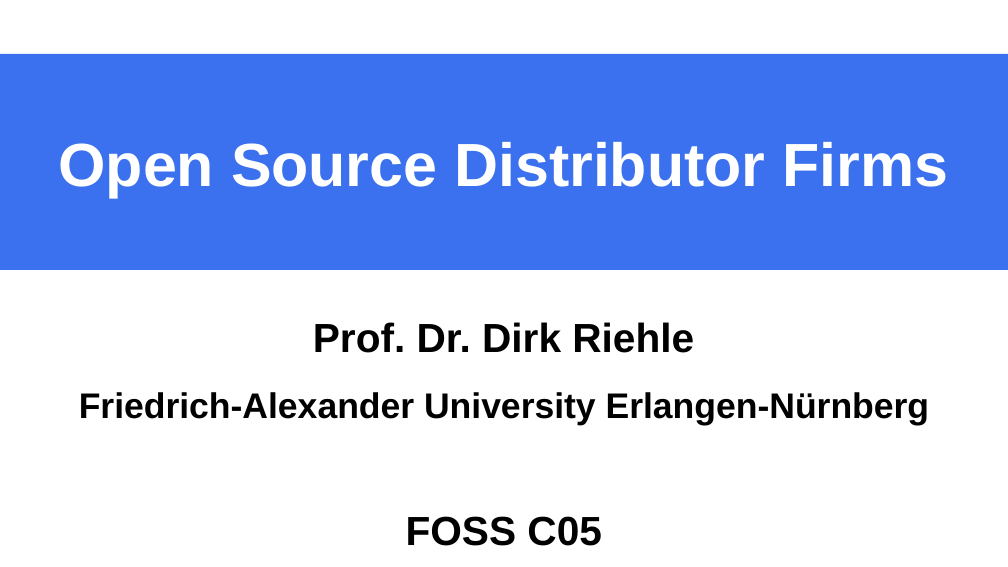
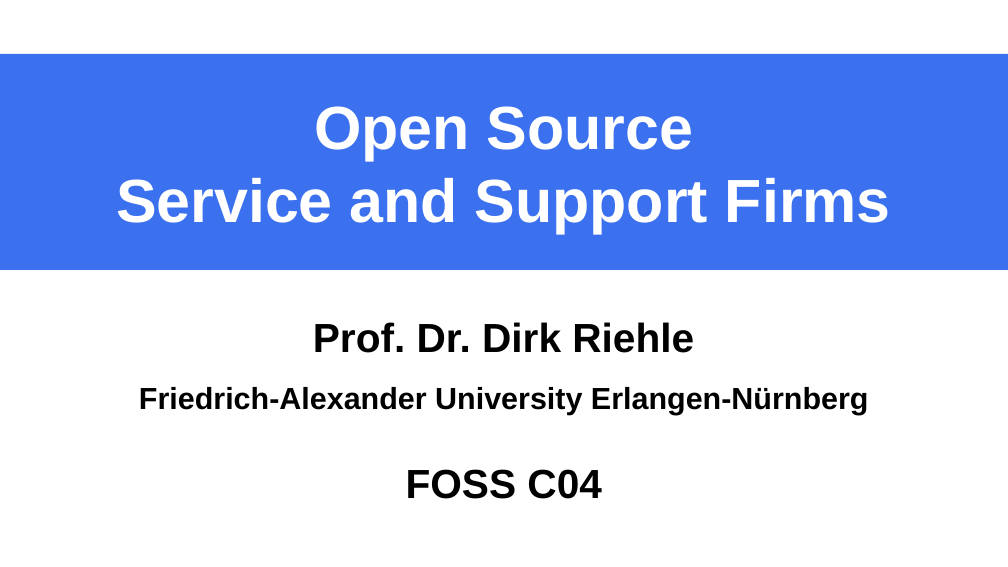
Before and after one commit to dirkriehle/foss-course, a slide deck: slide 1 of Lecture slides/FOSS C04 - Service Support Firms.odp. Drawn at 1008x567 pixels with LibreOffice and Linux fonts; fonts in the diff are those of the drawing. Boxes give left, top, right and bottom in pixels: in the first picture for what was removed or moved away, otherwise in the second. Text is boxed around its words. In the diff, an @@ line names an element or a change of style, - is before the commit and + after.

Commit message:
Moved from FLOSS to FOSS on slide deck naming, shorthands.

```diff
--- a/Lecture slides/FOSS C04 - Service Support Firms.odp
+++ b/Lecture slides/FOSS C04 - Service Support Firms.odp
@@ title at [116,106,891,234]: text changed @@
-Open Source Distributor Firms
+Open Source
+Service and Support Firms
@@ subtitle at [139,387,869,415]: size 28 to 24 pt in "Friedrich-Alexander University Erlangen-Nürnberg"; more space between paragraphs @@
@@ subtitle at [406,469,602,499]: text changed @@
-FOSS C05
+FOSS C04
```
Also in this commit, not shown: 2 other slides changed, 49 other files.
